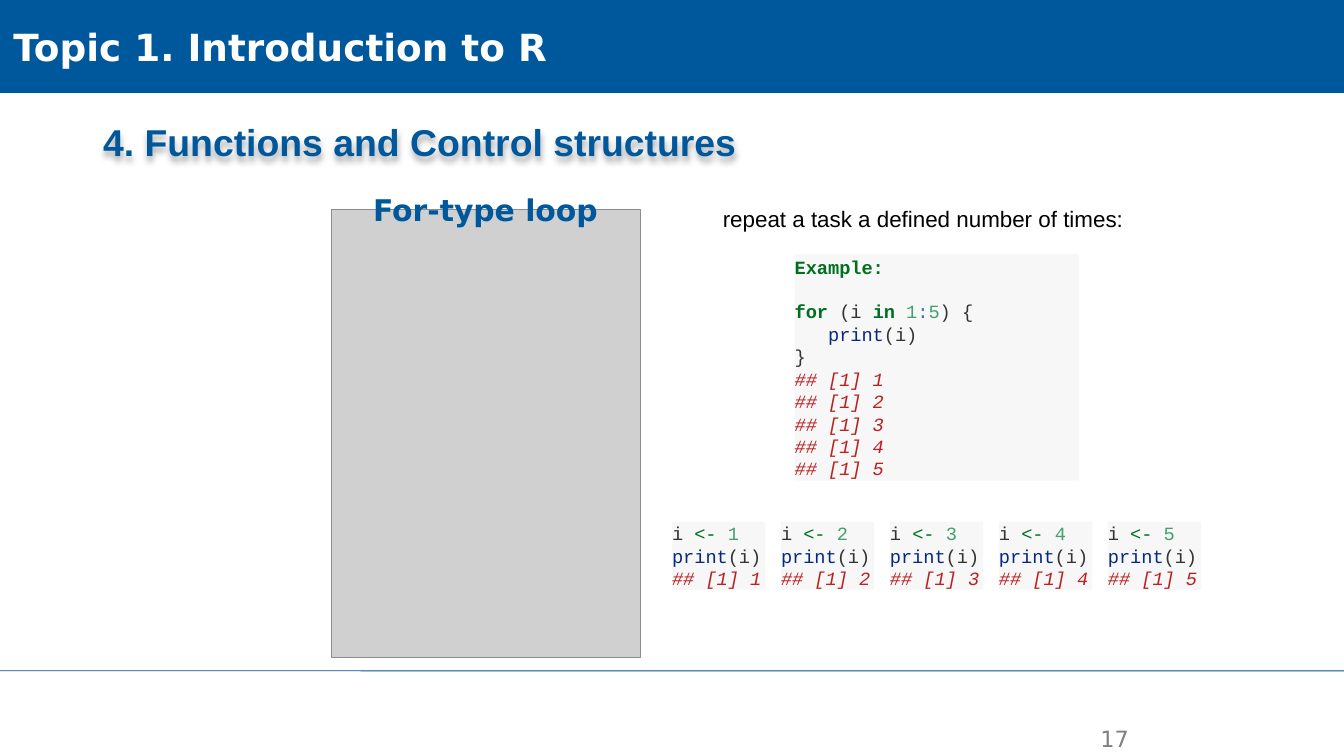
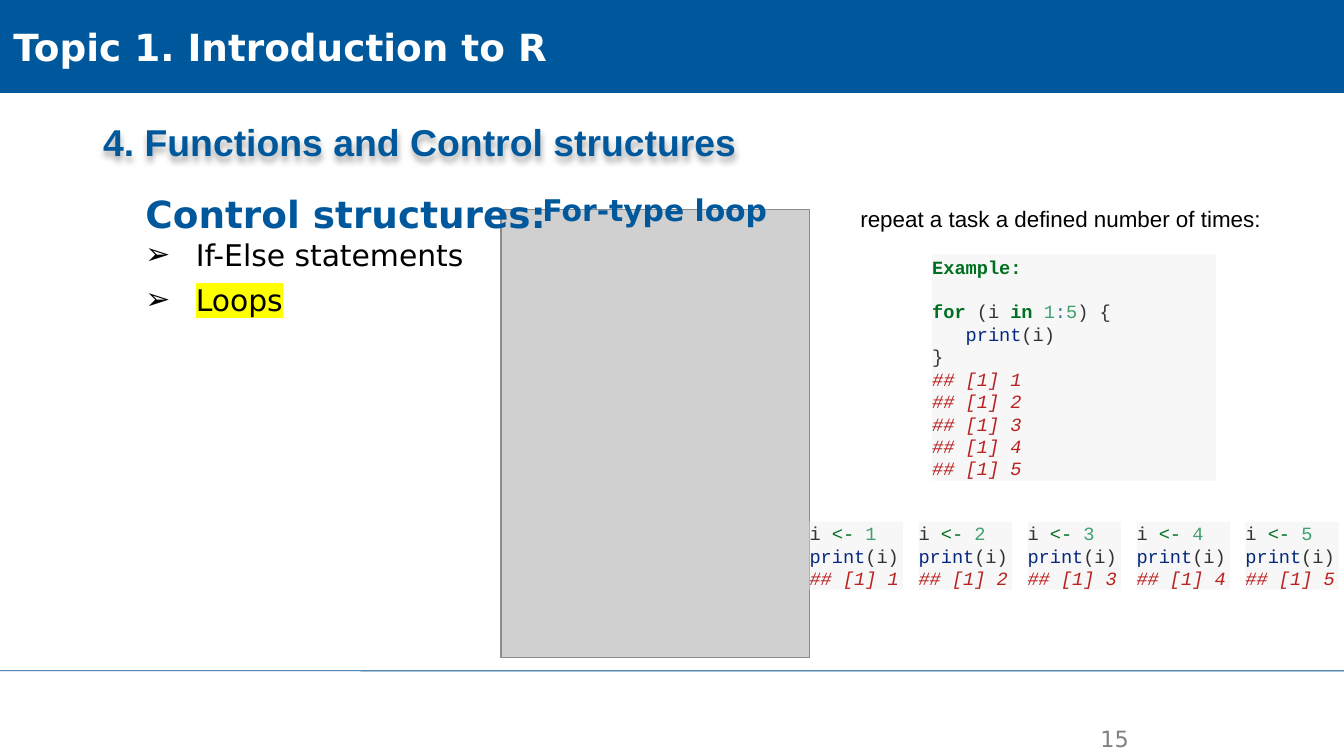
Before and after one commit to XiaoxiangGuanGFZ/FloodRiskSeminar, a slide deck: slide 15 of slides/FRS_exercise_R.pptx (slide 17 before the commit). Drawn at 1344x756 pixels with LibreOffice and Linux fonts; fonts in the diff are those of the drawing; grey boxes stand for pictures; background and template pictures are left out. Boxes give left, top, right and bottom in pixels: in the first picture for what was removed or moved away, otherwise in the second. Text is boxed around its words. In the diff, an @@ line names an element or a change of style, - is before the commit and + after.

```diff
--- a/slides/FRS_exercise_R.pptx
+++ b/slides/FRS_exercise_R.pptx
@@ text added at (145,199,546,317), 16 pt, text #000000 @@
+Control structures:
+➢ If-Else statements
+➢ Loops
@@ text "For-type loop": place and size @@
-text "For-type loop" at (373,196,597,227)
+text "For-type loop" at (542,196,767,227)
@@ picture: place and size @@
-picture at (332,210,641,657)
+picture at (501,210,810,657)
@@ 2 rectangles, 1 text: place and size @@
-2 rectangles, 1 text at (672,210,1123,589)
+2 rectangles, 1 text at (809,210,1261,589)
@@ 4 rectangles: place and size @@
-4 rectangles at (794,254,1200,589)
+4 rectangles at (933,254,1339,589)
@@ page number at (1100,731,1128,747): text changed @@
-17
+15
```
Also in this commit, not shown: 8 other slides changed, 1 slide added, 1 slide removed.
